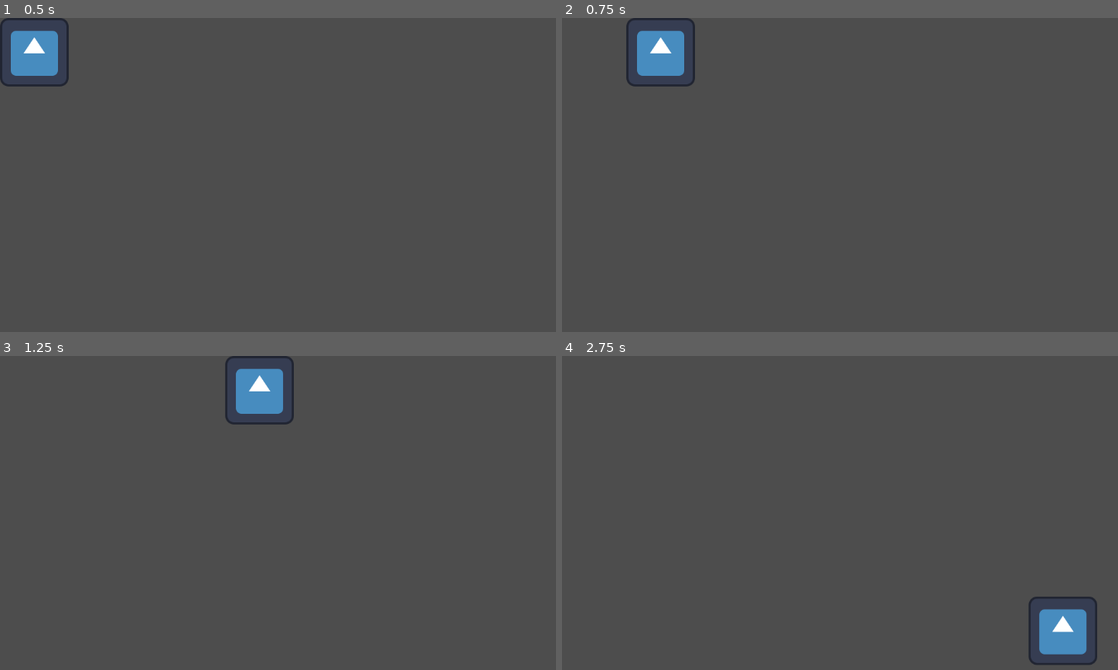
Above: before the commit, frames 1-4 (two rows, left to right).
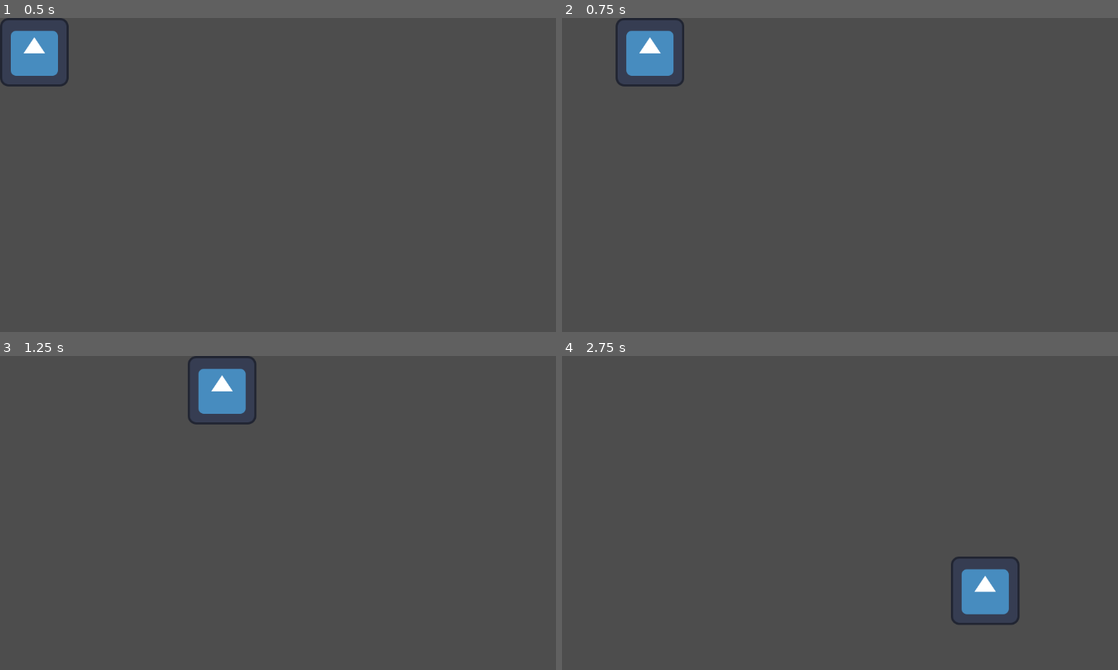
Above: after the commit, the same moments.

Repository: Jester-Penetrate/PizzaJam
Game: Godot game, scene res://bruh.tscn
Same seed, same stepped clock (60 frames per second), same inputs: the game is played once before the commit and once after it. The engine's default icon, where the game draws it, is replaced by a stand-in: a white triangle on a blue panel in a dark square.
Inputs:
- Up to frame 1 (0.5 s): no input
- Up to frame 2 (0.75 s): tap Enter at 0.5 s; hold Right (ui_right) from 0.53 s (still down)
- Up to frame 3 (1.25 s): keep holding Right (ui_right)
- Up to frame 4 (2.75 s): release Right (ui_right) at 1.28 s; hold Down (ui_down) 1.28-2.03 s; hold Right (ui_right) from 2.03 s (still down)

Frame 1 is identical in both runs. In frame 2, 1.0% of the frame differs, in the area x 9-24%, y 0-22%; in frame 3, 2.4%; in frame 4, 3.2%, in the area x 69-97%, y 63-99%.

Commit message:
changed player speed variable in script

Diff:
--- a/practice_shit/player.gd
+++ b/practice_shit/player.gd
@@ -1,6 +1,6 @@
 extends CharacterBody2D
 
-@export var speed = 600
+@export var speed = 500
 
 func get_input():
 	var input_direction = Input.get_vector("ui_left", "ui_right", "ui_up", "ui_down")
